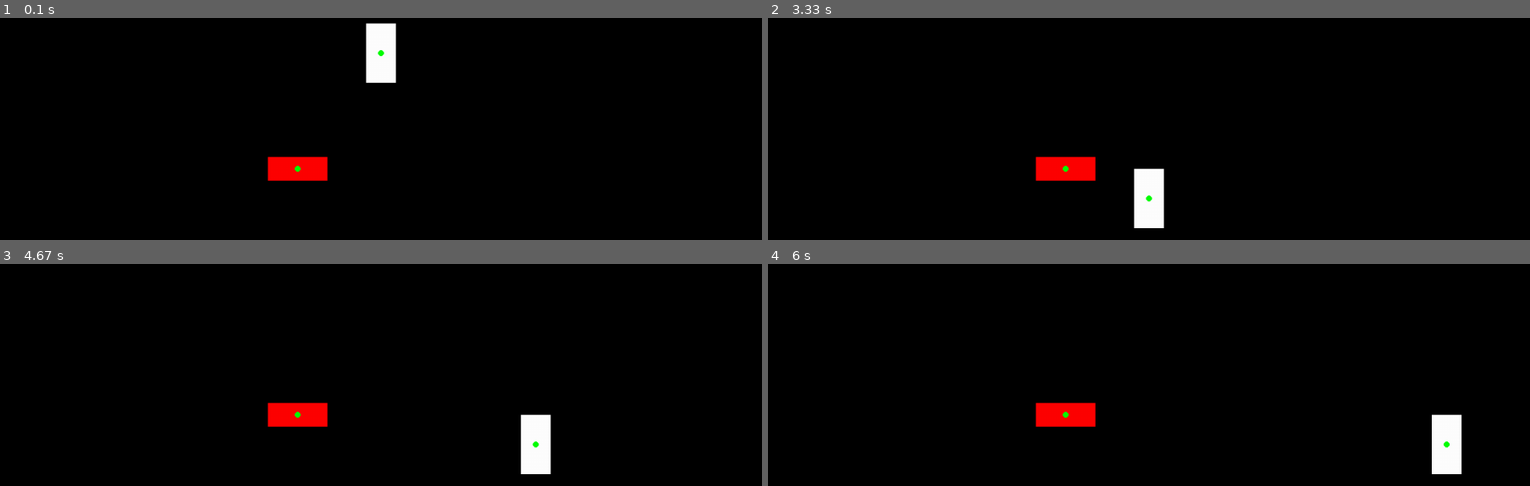
Above: before the commit, frames 1-4 (two rows, left to right).
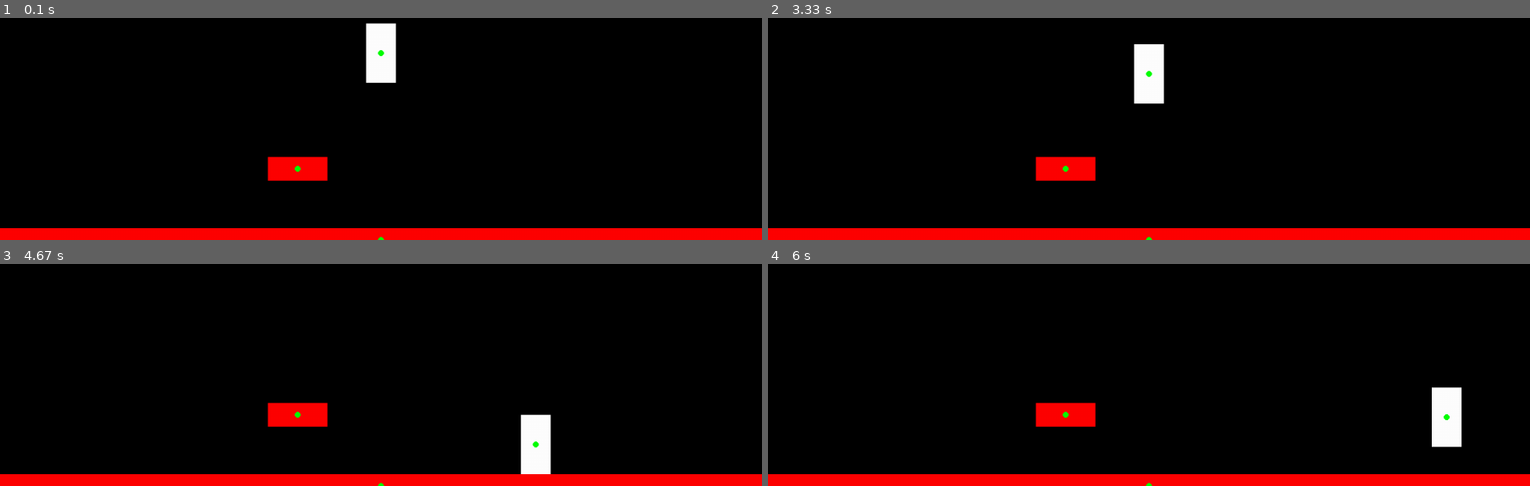
Above: after the commit, the same moments.

Repository: PyroRay/Python-Pygame-Stuff
Game: pygame game, started from FinalProjectPlatformer/Platformer.py
The game is run twice, just before and just after one commit, with the same random seed, the same clock (stepped at 60 frames per second) and the same inputs.
Inputs:
- Up to frame 1 (0.1 s): no input
- Up to frame 2 (3.33 s): hold D 0.33-0.8 s; hold W 0.83-1.13 s; hold D 1.17-1.63 s; hold A 1.67-2.2 s; hold A 2.57-2.97 s; hold W from 3 s (still down)
- Up to frame 3 (4.67 s): release W at 3.37 s; hold D 3.4-4.03 s; hold A from 4.47 s (still down)
- Up to frame 4 (6 s): release A at 4.93 s; hold D 4.97-5.43 s; hold W 5.47-5.77 s; hold D from 5.8 s (still down)

The runs differ from the first frame. In frame 1, 5.3% of the frame differs, in the area x 0-100%, y 94-100%; in frame 2, 7.5%, in the area x 0-100%, y 11-100%; in frame 3, 5.3%; in frame 4, 6.4%.

Commit message:
Update Platformer.py
somewhat made platform collision work however cant jump underneath the platform

Diff:
--- a/FinalProjectPlatformer/Platformer.py
+++ b/FinalProjectPlatformer/Platformer.py
@@ -25,6 +25,7 @@
 jumptime = 0
 fallspeed = 5
 _DEBUG = True
+highestplaty = screendim[1]
 
 class solids:
     def __init__(self, color, height, width, xset, yset):
@@ -69,23 +70,18 @@
 
 # (color, height, width, xset, yset, speed, falling=False) # player constructor
 player1 = player(clrWhite, 100, 50, screendim[0]//2, screendim[1]//2, 10)
-platforms = [platform(clrRed, 40, 100, 500, 600)] # creates array of platforms
+platforms = [platform(clrRed, 40, 100, 500, 600), platform(clrRed, 40, screendim[0], screendim[0]//2, screendim[1])] # creates array of platforms
 
 # platform(clrRed, 40, screendim[0], screendim[0]//2, screendim[1]),
 
 def onGround(plr):
-    # print(plr.y)
-    # TODO: For each platform whose x_min is < x_min_player and x_max > x_max_player,
-    # check if bottom_player is touching top_platform
 
     for platform in platforms:
         if platform.leftx() < plr.rightx() and platform.rightx() > plr.leftx():
-            print("on platform")
-
-    # if plr.y + plr.size[1]/2 >= screendim[1]-20:
-    #     return True
-    # else:
-    #     return False
+            if platform.topy() == plr.boty():
+                return True
+            else:
+                return False
 
 def jump(plr, jumptime):
     plr.move(0, -jumptime)
@@ -125,6 +121,7 @@
             elif event.key == pygame.K_d:
                 # print("\'d\' key was let go")
                 right_pressed = False
+    #endregion
 
     if left_pressed:
         player1.move(-player1.speed)
@@ -150,9 +147,17 @@
         player1.falling = True # player starts falling
         jumptime = -5 # prevents player from 'jumping' in the air
 
+
     if player1.falling:
-        if fallspeed > (screendim[1]-20) - (player1.y + player1.size[1]/2): # if the player's falling vector is larger than the distance to the ground
-            fallspeed = int((screendim[1] - 20) - (player1.y + player1.size[1]/2)) # changes the vector to the distance between the player and the ground, therefore falling directly onto the surface
+        for platform in platforms:
+            if platform.leftx() < player1.rightx() and platform.rightx() > player1.leftx():
+                if highestplaty > platform.topy() and player1.boty() < platform.topy():
+                    highestplaty = platform.topy()
+                if fallspeed > platform.topy() - player1.boty(): # if the player's falling vector is larger than the distance to the ground
+                    if highestplaty == platform.topy():
+                        fallspeed = int(platform.topy() - player1.boty()) # changes the vector to the distance between the player and the ground, therefore falling directly onto the surface
+            else:
+                highestplaty = screendim[1]
         player1.move(0, fallspeed)
         fallspeed += 1
 
